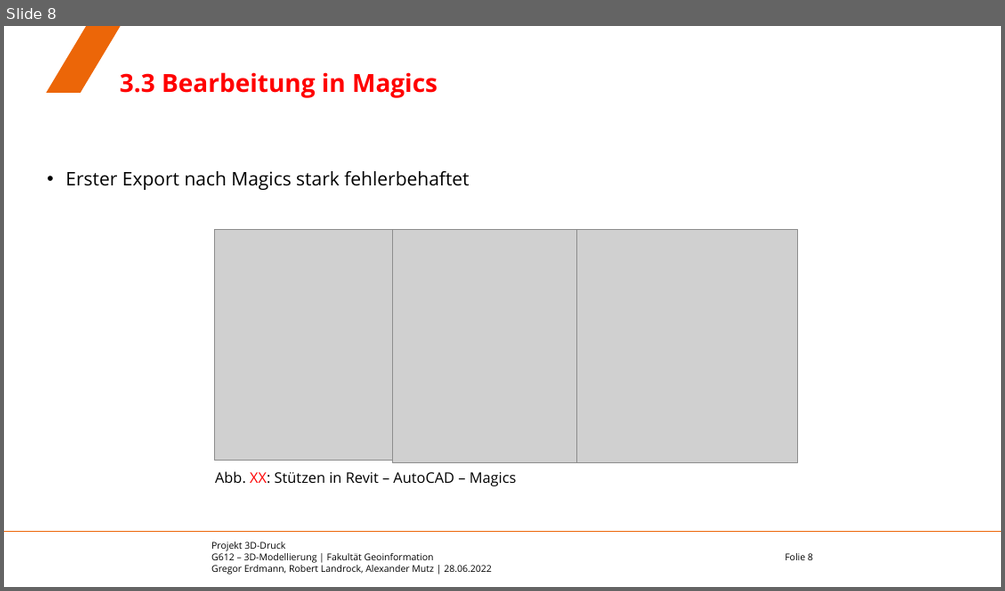
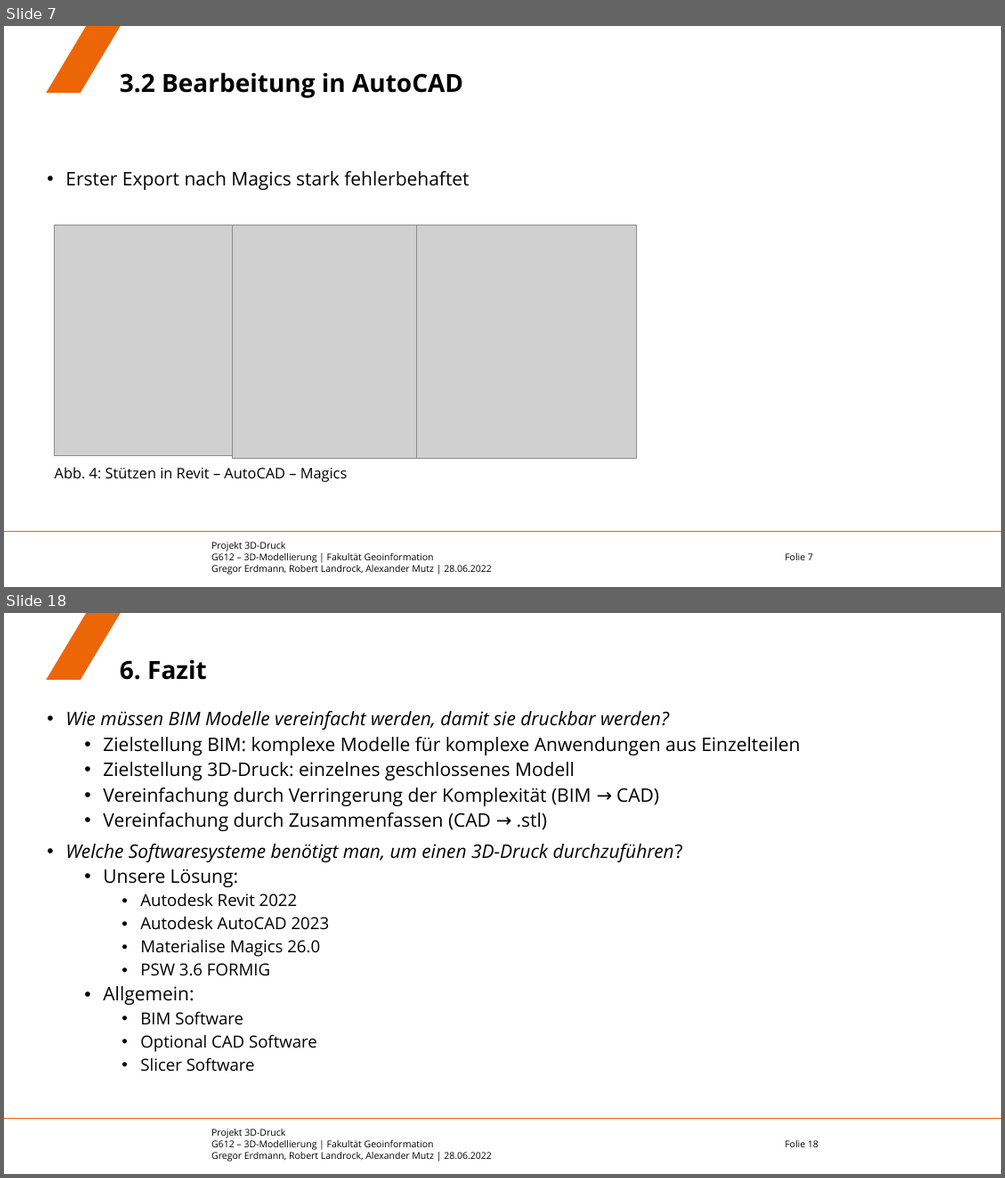
Before and after one commit to eamutz/LGS_print, a slide deck: Endvortrag.pptx. Shown one above the other, each under a label of ours: slide 8 before the commit, slides 7 and 18 after it; the slides between them are not shown. The pictures are 1005x591 and 1005x1178 pixels, drawn with LibreOffice and Linux fonts; fonts in the diff are those of the drawing; grey boxes stand for pictures; background and template pictures are left out. Boxes give left, top, right and bottom in pixels: in the first picture for what was removed or moved away, otherwise in the second. Text is boxed around its words. In the diff, an @@ line names an element or a change of style, - is before the commit and + after.

```diff
--- a/Endvortrag.pptx
+++ b/Endvortrag.pptx
@@ slide 18 added at box(4, 613, 1001, 1174), background #FFFFFF; not listed: 4 template elements that a slide beside it also shows @@
@@ title added at box(120, 659, 207, 680), 24 pt, text #000000, bold @@
+6. Fazit
@@ text added at box(65, 711, 800, 1071), 18 pt, text #000000 @@
+• Wie müssen BIM Modelle vereinfacht werden, damit sie druckbar werden?
+  • Zielstellung BIM: komplexe Modelle für komplexe Anwendungen aus Einzelteilen
+  • Zielstellung 3D-Druck: einzelnes geschlossenes Modell
+  • Vereinfachung durch Verringerung der Komplexität (BIM → CAD)
+  • Vereinfachung durch Zusammenfassen (CAD → .stl)
+• Welche Softwaresysteme benötigt man, um einen 3D-Druck durchzuführen?
+  • Unsere Lösung:
+    • Autodesk Revit 2022
+    • Autodesk AutoCAD 2023
+    • Materialise Magics 26.0
+    • PSW 3.6 FORMIG
+  • Allgemein:
+    • BIM Software
+    • Optional CAD Software
+    • Slicer Software
@@ what was slide 8 is now slide 7 @@
@@ slide 7 changed as well @@
@@ title at box(120, 72, 463, 98): text changed; text colour #FF0000 to #000000 @@
-3.3 Bearbeitung in Magics
+3.2 Bearbeitung in AutoCAD
@@ 3 pictures: place and size @@
-3 pictures at box(215, 230, 797, 463)
+3 pictures at box(54, 224, 638, 459)
@@ text at box(55, 467, 348, 482): text changed @@
-Abb. XX: Stützen in Revit – AutoCAD – Magics
+Abb. 4: Stützen in Revit – AutoCAD – Magics
@@ page number at box(785, 553, 813, 560): text changed @@
-Folie 8
+Folie 7
```
Also in this commit, not shown: 7 other slides changed, 8 other slides added, 2 slides removed.
